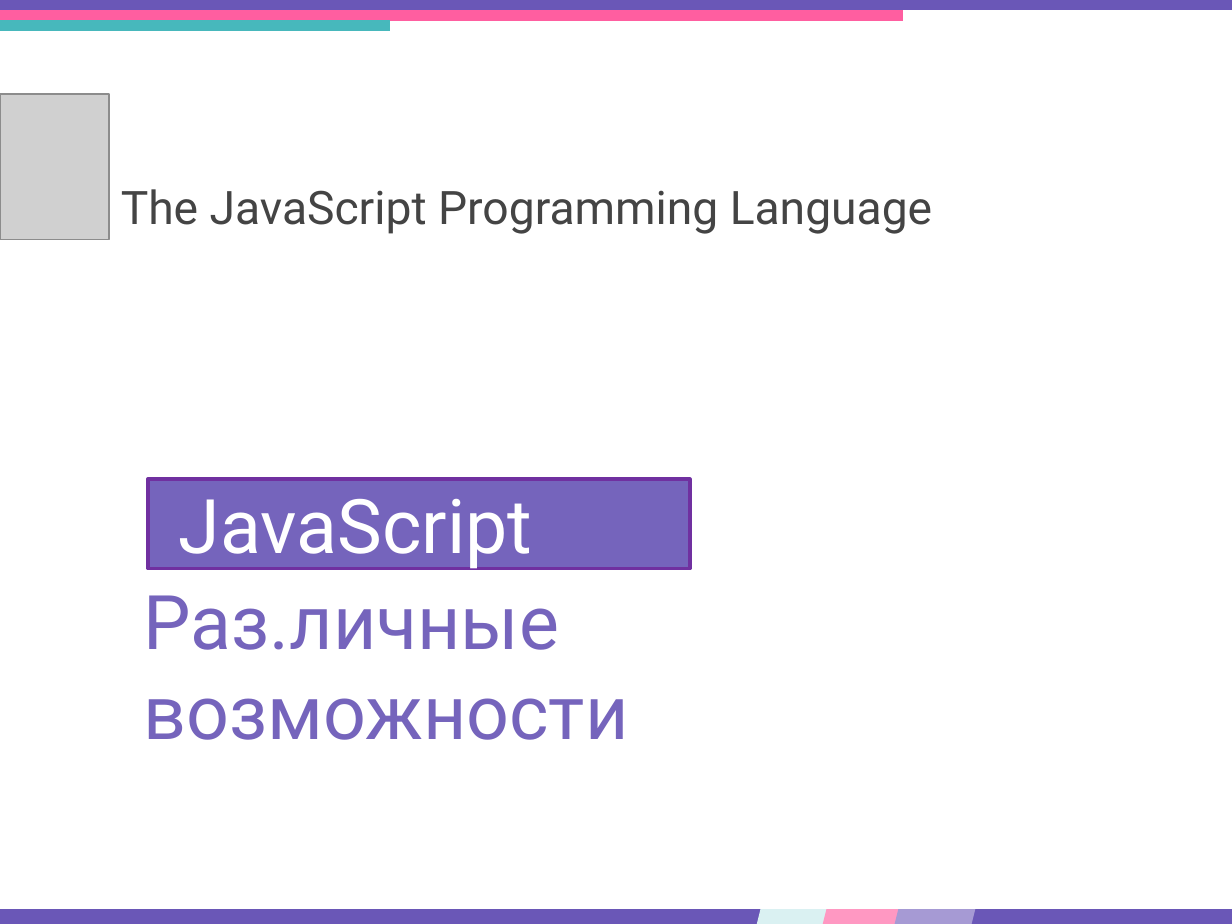
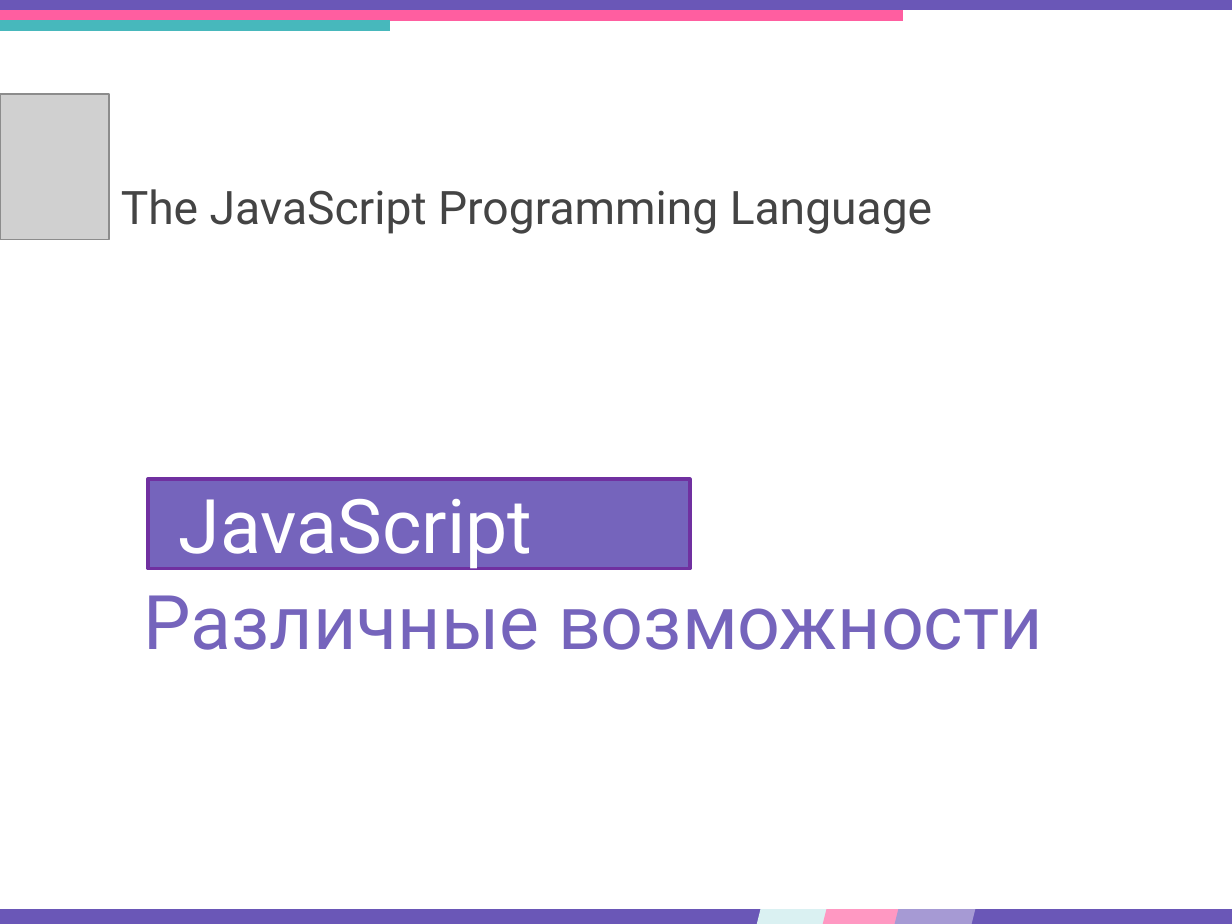
Before and after one commit to DinamickaDevelopment/ignite, a slide deck: slide 1 of JS/005_lesson/Presentation/Other_Js_possibilities.pptx. Drawn at 1232x924 pixels with LibreOffice and Linux fonts; fonts in the diff are those of the drawing; grey boxes stand for pictures. Boxes give left, top, right and bottom in pixels: in the first picture for what was removed or moved away, otherwise in the second. Text is boxed around its words. In the diff, an @@ line names an element or a change of style, - is before the commit and + after.

```diff
--- a/JS/005_lesson/Presentation/Other_Js_possibilities.pptx
+++ b/JS/005_lesson/Presentation/Other_Js_possibilities.pptx
@@ text at <box>144,595,1043,650</box>: text changed @@
-Раз.личные возможности
+Различные возможности
```
Also in this commit, not shown: 5 other slides changed, 10 other files.
